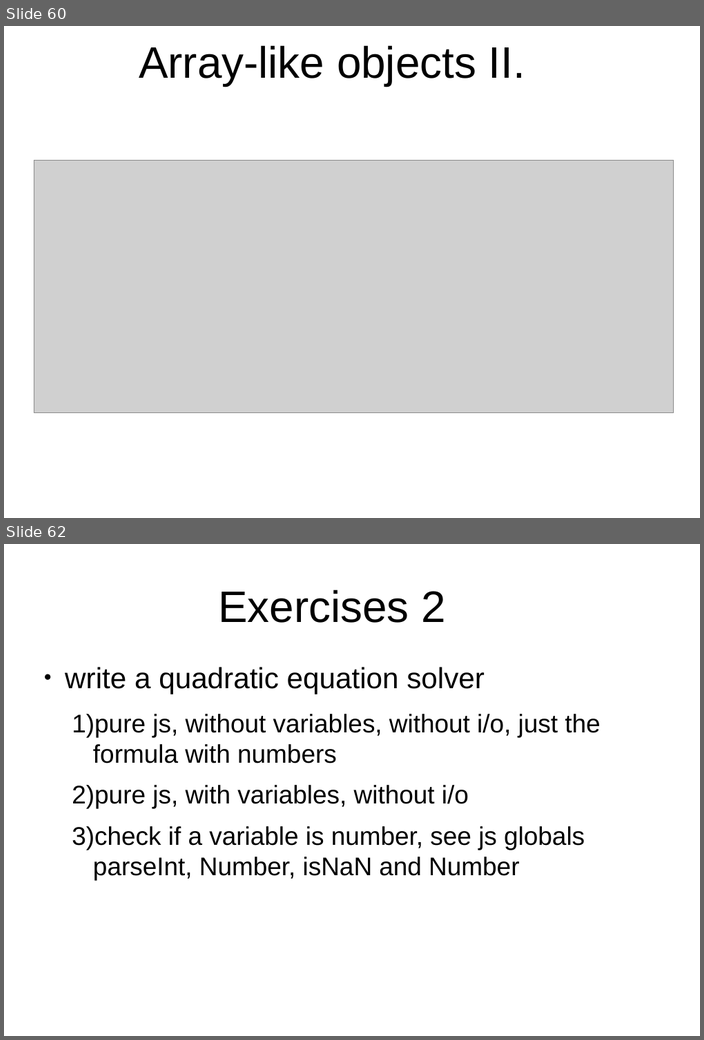
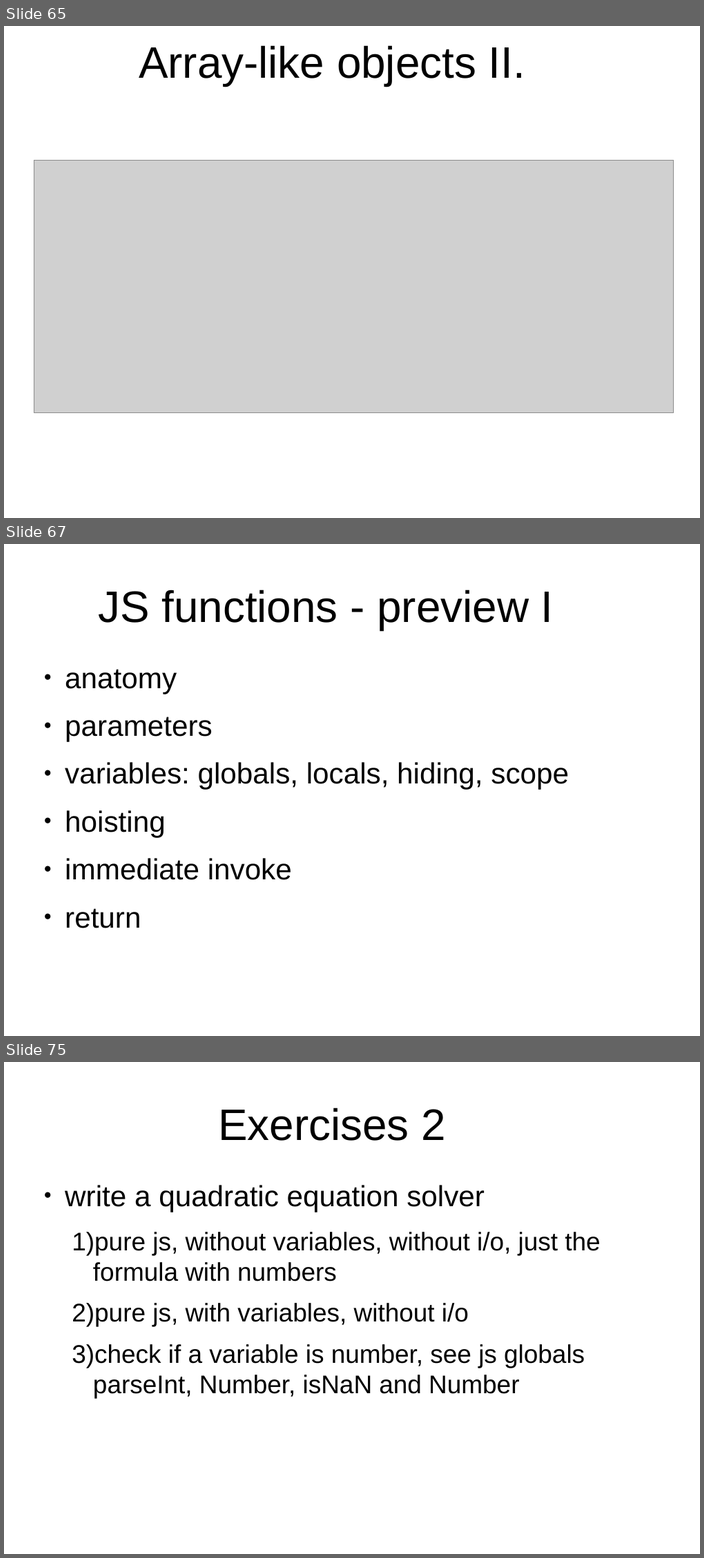
Before and after one commit to peterborkuti/other, a slide deck: JavaScriptBasics/jsbasics-slide.odp. Shown one above the other, each under a label of ours: slides 60 and 62 before the commit, slides 65, 67 and 75 after it; the slides between them are not shown. The pictures are 704x1040 and 704x1558 pixels, drawn with LibreOffice and Linux fonts; fonts in the diff are those of the drawing; grey boxes stand for pictures; background and template pictures are left out. Boxes give left, top, right and bottom in pixels: in the first picture for what was removed or moved away, otherwise in the second. Text is boxed around its words. In the diff, an @@ line names an element or a change of style, - is before the commit and + after.

```diff
--- a/JavaScriptBasics/jsbasics-slide.odp
+++ b/JavaScriptBasics/jsbasics-slide.odp
@@ slide 67 added at (4,544,700,1036), background #FFFFFF @@
@@ title added at (98,590,553,630), 53.3 pt, text #000000 @@
+JS functions - preview I
@@ text added at (65,669,568,928), 35.3 pt, text #000000 @@
+● anatomy
+● parameters
+● variables: globals, locals, hiding, scope
+● hoisting
+● immediate invoke
+● return
@@ what was slide 60 is now slide 65 @@
@@ what was slide 62 is now slide 75 @@
```
Also in this commit, not shown: 13 other slides added, 1 slide removed, 4 other files.
